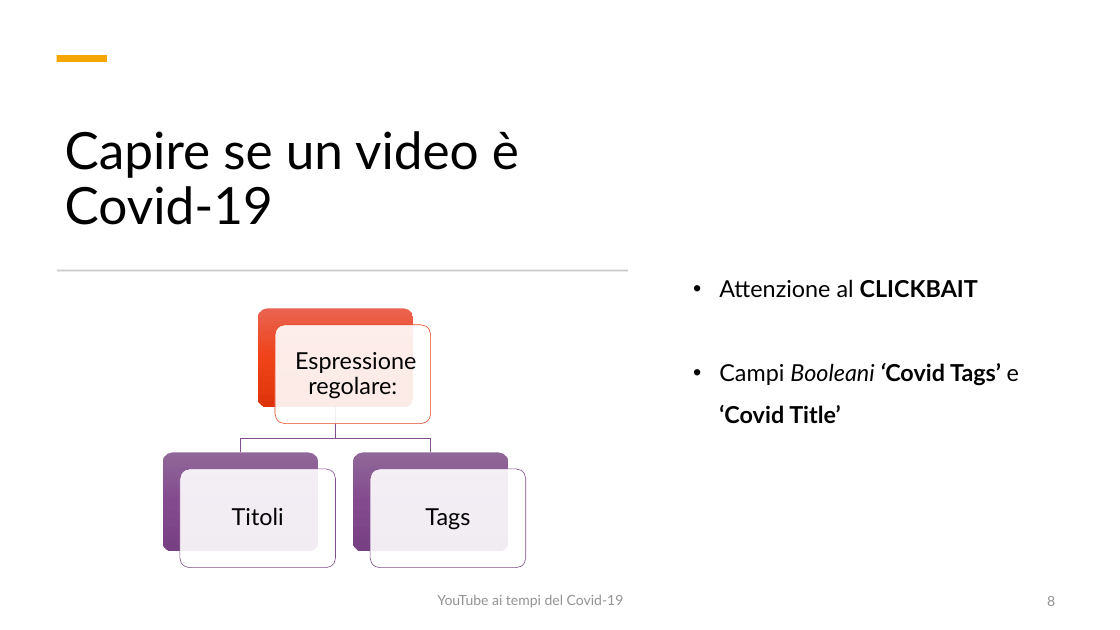
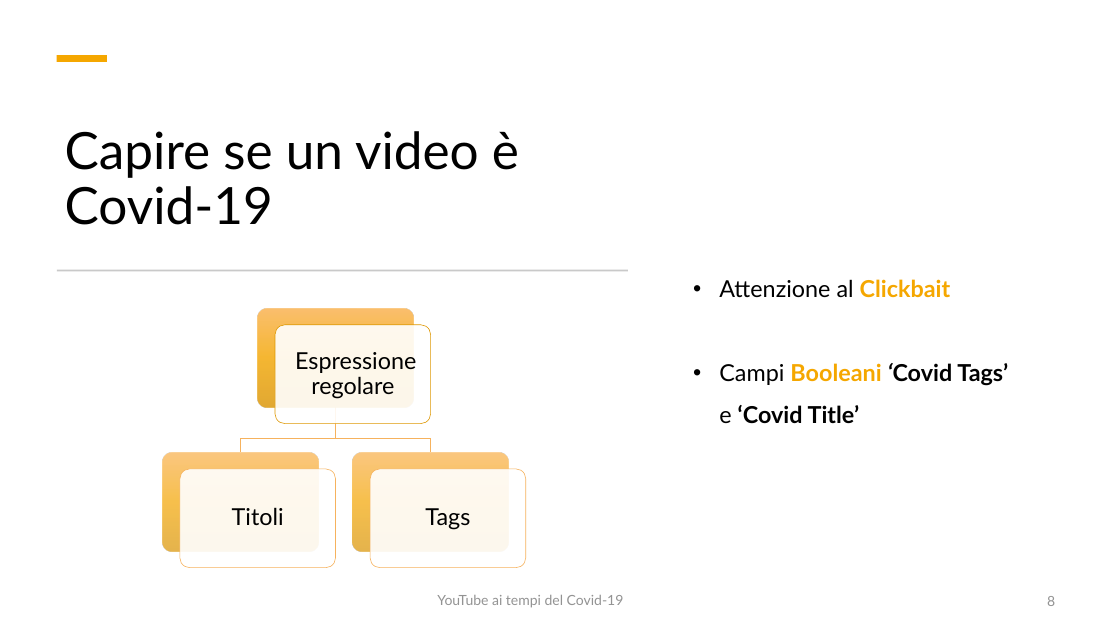
Before and after one commit to fedelux3/Youtube_trending_analysis, a slide deck: slide 8 of presentazione/presentazione.pptx. Drawn at 1120x630 pixels with LibreOffice and Linux fonts; fonts in the diff are those of the drawing. Boxes give left, top, right and bottom in pixels: in the first picture for what was removed or moved away, otherwise in the second. Text is boxed around its words. In the diff, an @@ line names an element or a change of style, - is before the commit and + after.

```diff
--- a/presentazione/presentazione.pptx
+++ b/presentazione/presentazione.pptx
@@ text at [719,279,951,298]: text changed @@
-• Attenzione al CLICKBAIT
+• Attenzione al Clickbait
@@ rounded rectangle at [258,308,413,408]: fill gradient #EB6451 to #F04219 to #E0340C to gradient #FAB14B to #F5A700 to #DA9400 @@
@@ rounded rectangle at [275,325,430,424]: outline #E64823 0.5 pt to #DE9800 0.5 pt @@
@@ text at [295,352,416,399]: text changed @@
-Espressione regolare:
+Espressione regolare
@@ text at [719,363,1008,423]: text colour #000000 to #F5A700, bold on, italic off in "Booleani" @@
@@ rounded rectangle at [163,453,318,552]: fill gradient #91679A to #844C8F to #774182 to gradient #FAB14B to #F5A700 to #DA9400 @@
@@ rounded rectangle at [353,453,508,552]: fill gradient #91679A to #844C8F to #774182 to gradient #FAB14B to #F5A700 to #DA9400 @@
@@ outline #824F8C 0.5 pt to #F6B25E 0.5 pt in 4 elements at [335,408,430,453], [240,408,335,453], [180,469,335,568], [371,469,526,568] @@
```
Also in this commit, not shown: 11 other slides changed.
